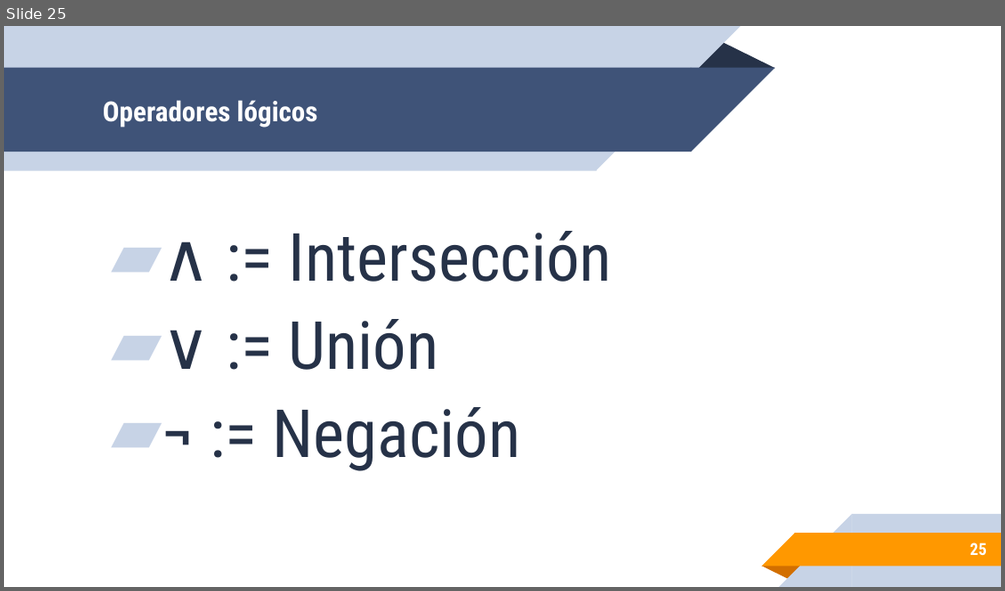
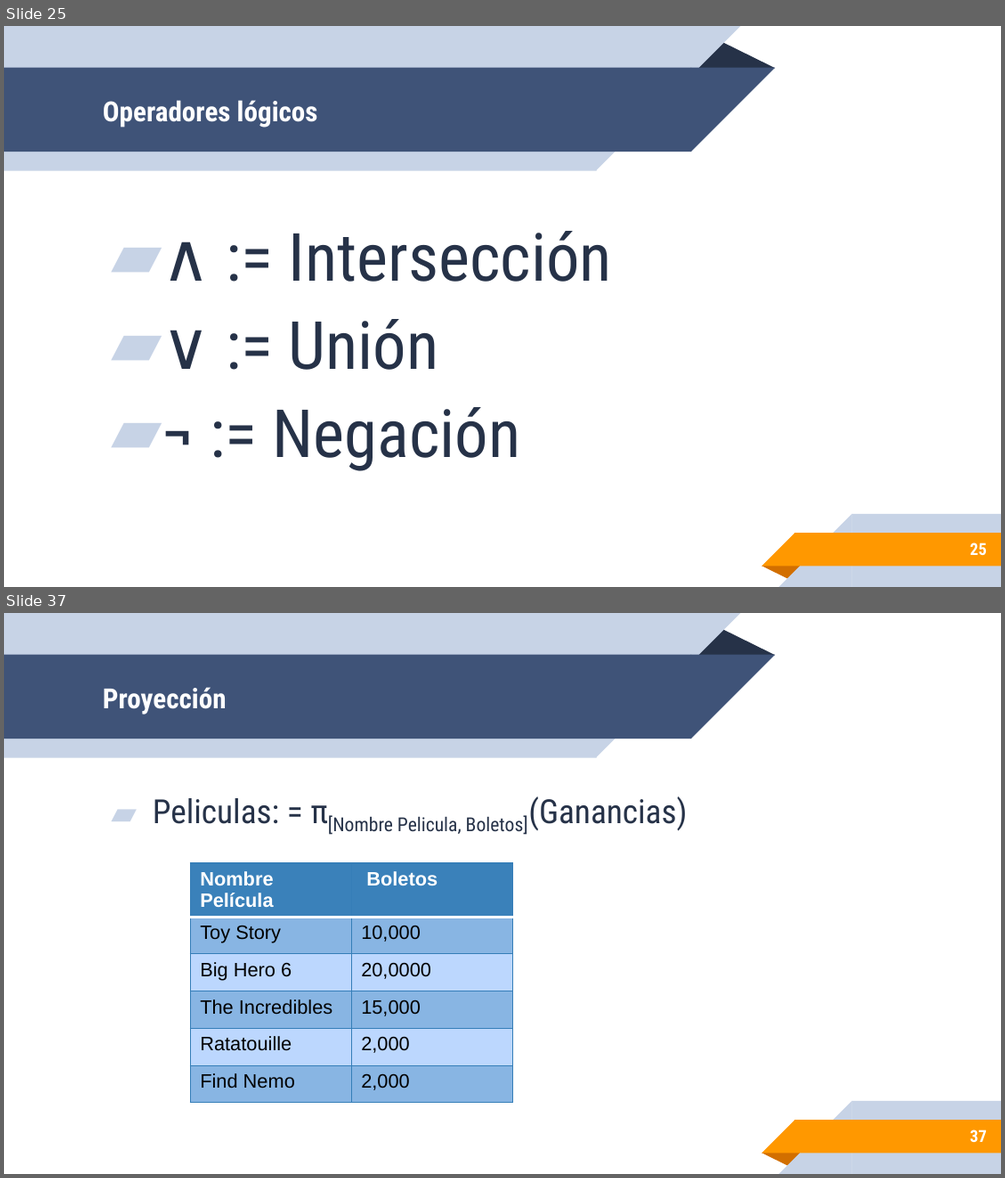
Before and after one commit to leonpalafox/dbclase_2020, a slide deck: Slides/Clase_6_2020.pptx. Shown one above the other, each under a label of ours: slide 25 before the commit, slides 25 and 37 after it; the slides between them are not shown. The pictures are 1005x591 and 1005x1178 pixels, drawn with LibreOffice and Linux fonts; fonts in the diff are those of the drawing; background and template pictures are left out. Boxes give left, top, right and bottom in pixels: in the first picture for what was removed or moved away, otherwise in the second. Text is boxed around its words. In the diff, an @@ line names an element or a change of style, - is before the commit and + after.

```diff
--- a/Slides/Clase_6_2020.pptx
+++ b/Slides/Clase_6_2020.pptx
@@ slide 37 added at (4,613,1001,1174), background #FFFFFF; not listed: 10 template elements that a slide beside it also shows @@
@@ title added at (103,687,226,714), 20 pt, text #FFFFFF, bold @@
+Proyección
@@ text added at (153,796,687,835), 24 pt, text #263248 @@
+▰ Peliculas: = π[Nombre Pelicula, Boletos](Ganancias)
@@ table added at (190,863,513,1105), 6 rows, 2 columns @@
+Nombre Película | Boletos
+Toy Story | 10,000
+Big Hero 6 | 20,0000
+The Incredibles | 15,000
+Ratatouille | 2,000
+Find Nemo | 2,000
@@ page number added at (970,1129,987,1142), 12 pt, text #FFFFFF, bold @@
+37
```
Also in this commit, not shown: 7 slides changed, 11 other slides added, 3 other files.
